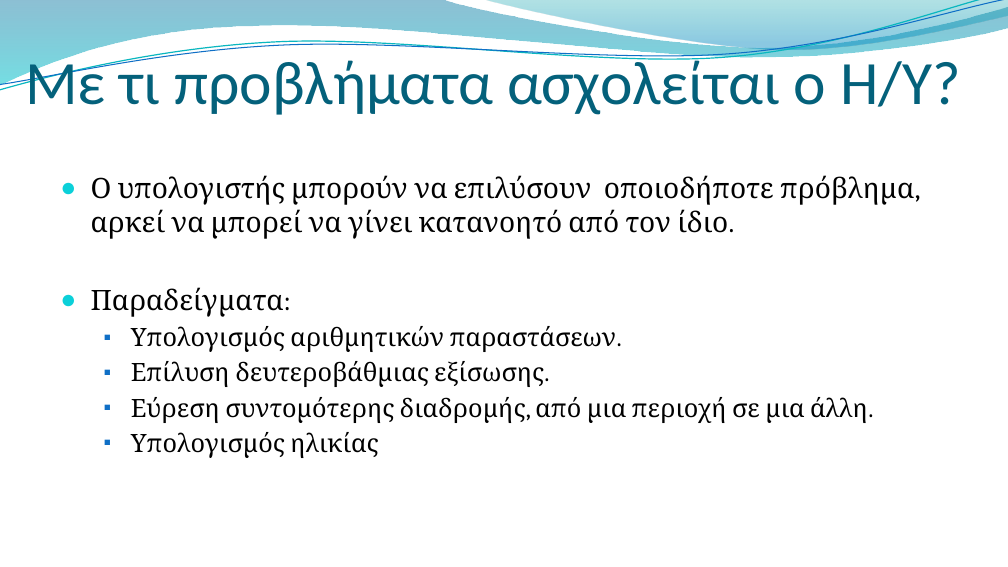
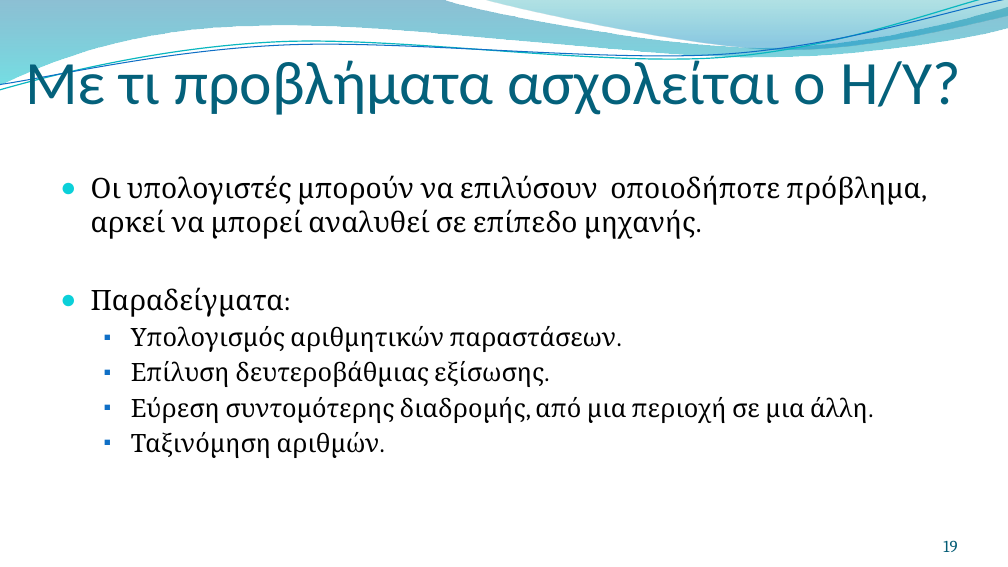
Before and after one commit to PyLamGR/PyLam-Edu, a slide deck: slide 19 of Workshops/25.11.2017 - Python. The Basics - Volume 1 -/Presentations/PowerPoint/1. Εισαγωγικα.pptx (slide 18 before the commit). Drawn at 1008x567 pixels with LibreOffice and Linux fonts; fonts in the diff are those of the drawing; background and template pictures are left out. Boxes give left, top, right and bottom in pixels: in the first picture for what was removed or moved away, otherwise in the second. Text is boxed around its words. In the diff, an @@ line names an element or a change of style, - is before the commit and + after.

```diff
--- a/Workshops/25.11.2017 - Python. The Basics - Volume 1 -/Presentations/PowerPoint/1. Εισαγωγικα.pptx
+++ b/Workshops/25.11.2017 - Python. The Basics - Volume 1 -/Presentations/PowerPoint/1. Εισαγωγικα.pptx
@@ text at box(91, 175, 920, 239): text changed @@
-● Ο υπολογιστής μπορούν να επιλύσουν οποιοδήποτε πρόβλημα, αρκεί να μπορεί να γίνει κατανοητό από τον ίδιο.
+● Οι υπολογιστές μπορούν να επιλύσουν οποιοδήποτε πρόβλημα, αρκεί να μπορεί αναλυθεί σε επίπεδο μηχανής.
@@ text at box(131, 432, 380, 458): text changed @@
-  ▪ Υπολογισμός ηλικίας
+  ▪ Ταξινόμηση αριθμών.
@@ page number added at box(943, 540, 957, 552), 12 pt, text #045D75 @@
+19
```
Also in this commit, not shown: 27 other slides changed, 1 slide added, 1 slide removed, 5 other files.
